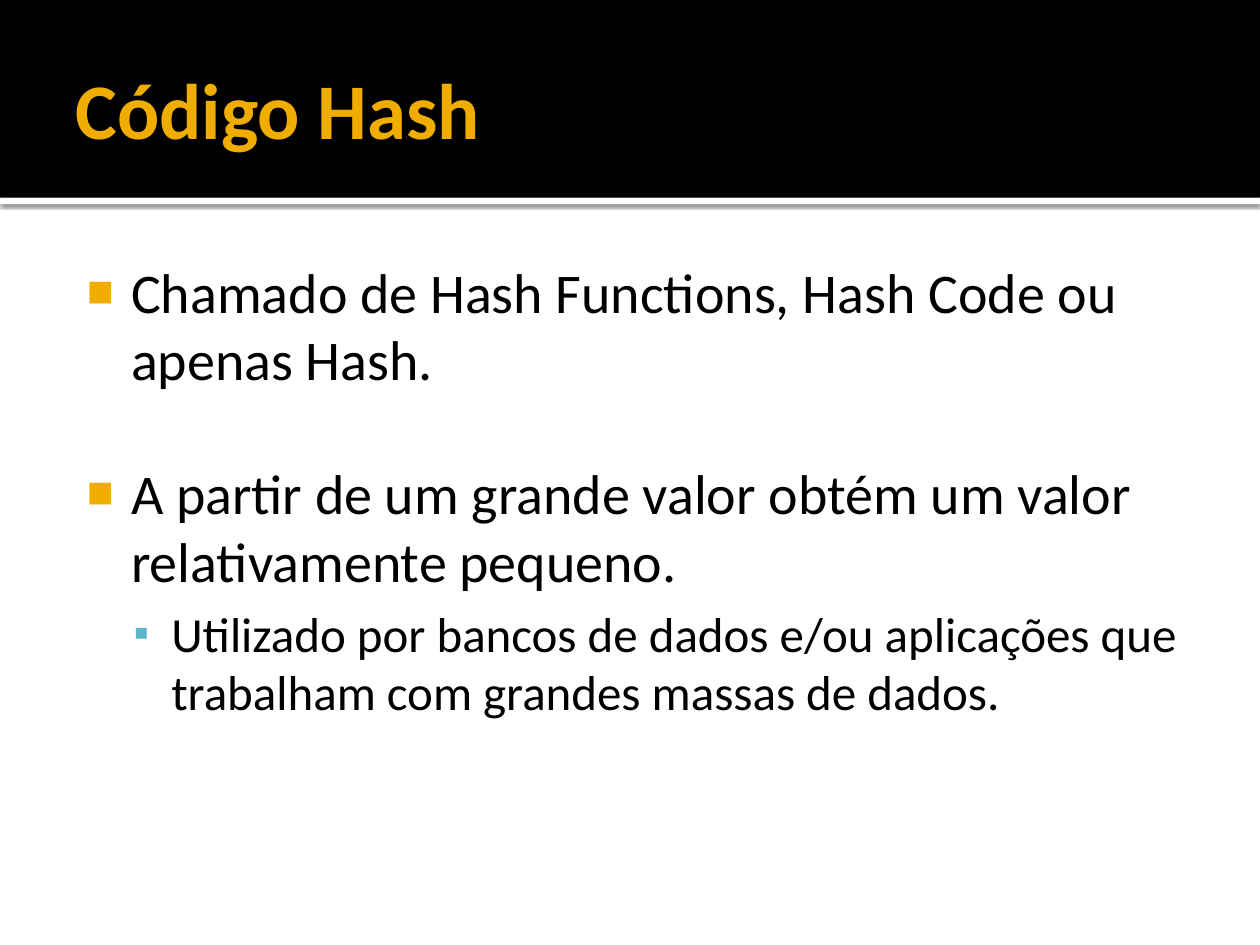
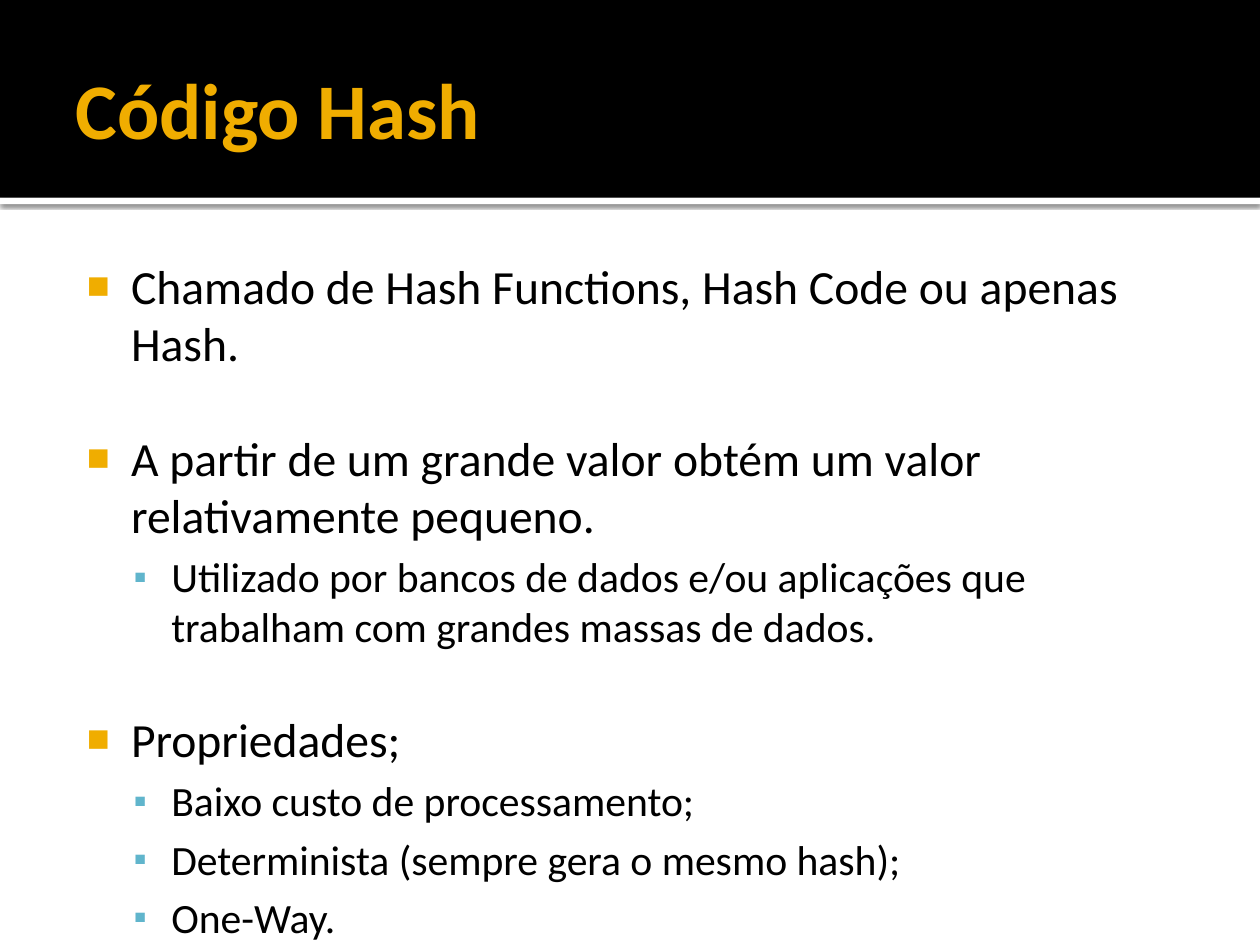
Before and after one commit to rayu1988/svn-jeanbruno, a slide deck: slide 8 of DOCS/TCC/5 - APRESENTAÇÃO.pptx (slide 5 before the commit). Drawn at 1260x945 pixels with LibreOffice and Linux fonts; fonts in the diff are those of the drawing. Boxes give left, top, right and bottom in pixels: in the first picture for what was removed or moved away, otherwise in the second. Text is boxed around its words. In the diff, an @@ line names an element or a change of style, - is before the commit and + after.

```diff
--- a/DOCS/TCC/5 - APRESENTAÇÃO.pptx
+++ b/DOCS/TCC/5 - APRESENTAÇÃO.pptx
@@ text at (131, 271, 1118, 649): size 32 to 27.2 pt in "Chamado de Hash Functions, Hash Code ou ...", "A partir de um grande valor obtém ..."; size 28 to 23.8 pt in "Utilizado por bancos de dados e/ou aplicações ..." @@
@@ text at (131, 724, 901, 882): paragraphs added @@
+■ Propriedades;
+  ▪ Baixo custo de processamento;
+  ▪ Determinista (sempre gera o mesmo hash);
+  ▪ One-Way.
```
Also in this commit, not shown: 13 other slides changed, 10 slides added, 5 slides removed.
